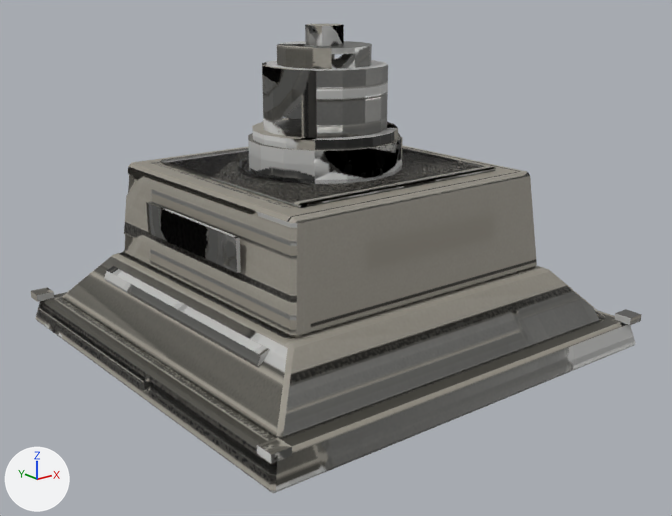
The FBX model assets/models/ord_extractor/export/ord_extractor.fbx as it was, and as the next commit left it.
The view is the same before and after, from a camera (50 mm lens) standing at (-9.19, -11.78, 6.01) and looking at (0.1, -0.16, 1.37). Every picture has the same lights, and +X, +Y and +Z are marked at lower left. The first picture is the older version. Where no turn or scale is listed for an object, it has been applied to the vertices.

The scene before the commit, as lines of its bpy script (objects in view):
```python
me_base_002 = bpy.data.meshes.new('base.002')
me_base_002.from_pydata(...)  # 320 vertices, 244 faces; spans x -3.7..3.7, y -3.7..3.7, z 0.0..5.15
me_base_002.materials.append(mat_ord_extractor_bar)
ob_base_bar = bpy.data.objects.new('base_bar', me_base_002)
ob_base_bar.location = (0.0, 0.0, 0.0)
```
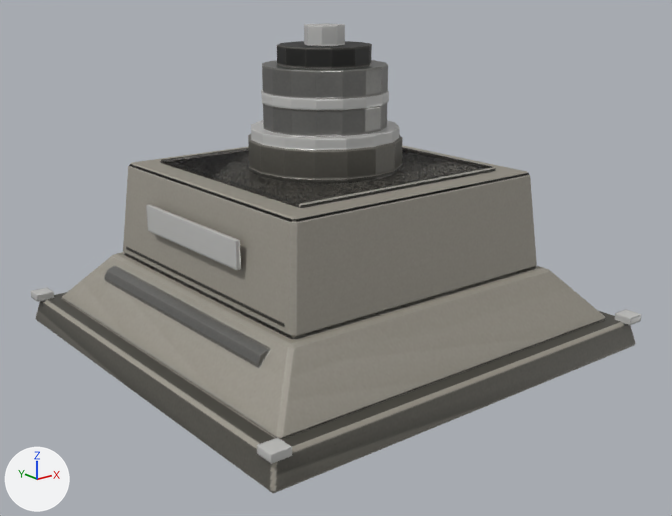
Location of each change, (x1, y1, x2, y2) in pixels of the pictures (672 x 516 px):
'base_bar', reshaped: before (31, 24, 642, 493); after (35, 41, 636, 493)
'base_glow_power_bar', added: after (146, 23, 400, 270)
'base_glow_running_bar', added: after (31, 287, 642, 464)
part 1 of me_base_002, deleted: before (31, 24, 642, 464)
part 2 of me_base_002, surface changed: (35, 41, 636, 493) in both

What the commit changed:
me_base_002 is used by ob_base_bar; location (0.0, 0.0, 0.0).
me_base_002 had 320 vertices, 244 faces and spanned x -3.7..3.7, y -3.7..3.7, z 0.0..5.15.
me_base_002 now has 216 vertices, 174 faces and spans x -3.69..3.69, y -3.69..3.69, z 0.0..4.85.
me_base_002 part 1: 9 loose pieces with 104 vertices, spanning x -3.7..3.7, y -3.7..3.7, z 0.44..5.15, are deleted.
me_base_002 part 2: 126 kept faces spanning x -3.69..3.69, y -3.69..3.69, z 0.0..4.85 get new texture (UV) coordinates.
Mesh me_base_006 is new.
It consists of a 16-sided cylinder along z spanning x -1.2..1.2, y -1.2..1.2, z 3.37..3.57; a 16-sided cylinder along z spanning x -1.02..1.02, y -1.02..1.02, z 3.97..4.13; an 8-sided cylinder along z spanning x -0.32..0.32, y -0.32..0.32, z 4.85..5.15; a box spanning x -2.58..-2.51, y -1.3..1.3, z 1.99..2.41; a box spanning x 2.51..2.58, y -1.3..1.3, z 1.99..2.41.
It uses material mat_ord_extractor_bar.
Mesh me_base_005 is new.
It consists of a box spanning x -3.7..-3.4, y 3.4..3.7, z 0.44..0.56; a box spanning x -3.7..-3.4, y -3.7..-3.4, z 0.44..0.56; a box spanning x 3.4..3.7, y 3.4..3.7, z 0.44..0.56; a box spanning x 3.4..3.7, y -3.7..-3.4, z 0.44..0.56; a box spanning x -1.0..1.0, y 2.51..2.55, z 2.14..2.26.
It uses material mat_ord_extractor_bar.
Object 'base_glow_power_bar' (ob_base_glow_power_bar) is new; it shows me_base_006.
Its location is (0.0, 0.0, 0.0).
Object 'base_glow_running_bar' (ob_base_glow_running_bar) is new; it shows me_base_005.
Its location is (0.0, 0.0, 0.0).
